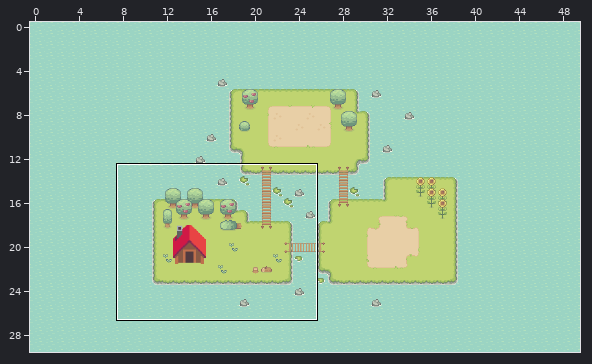
One commit to this Tiled map (JSON): assets/map/game.tmj. Above: a wide view before the commit, with the close-up outlined.
Close-up. As it was:
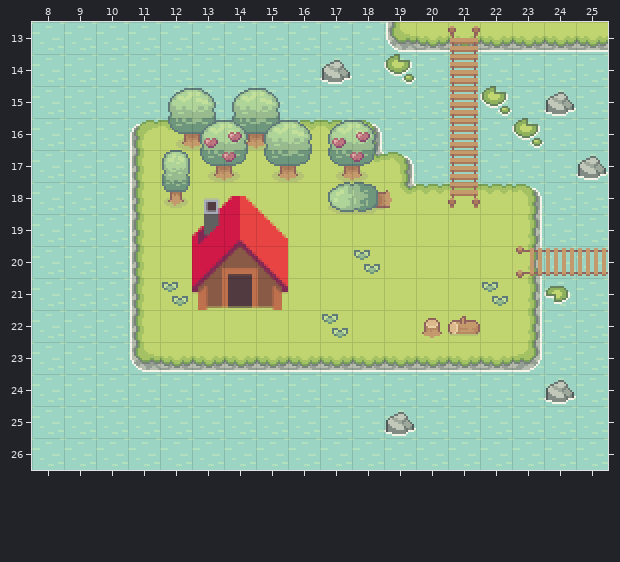
Cells are 16x16 px. Shown: x 8..25, y 13..26. The commit also changed other parts of the map, which this record leaves out.
Once edited:
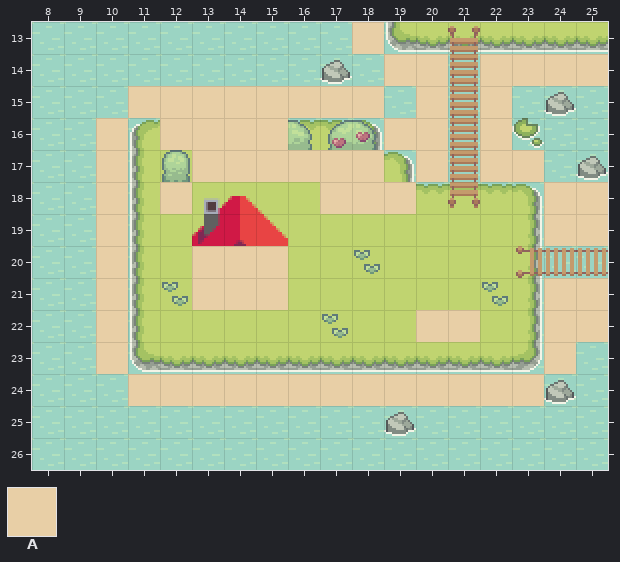
Key: from "Tilled Dirt": A 34.
_ is an empty cell.
Tiles of an added or newly shown layer are drawn over the layers below it.
Diff:
{"where": "layer \"collision\" (now shown)"}
{"y":13,"x":18,"old":"_","new":"A"}
{"y":14,"x":19,"old":"__","new":"AA"}
{"y":14,"x":22,"old":"____","new":"AAAA"}
{"y":15,"x":11,"old":"________","new":"AAAAAAAA"}
{"y":15,"x":20,"old":"_","new":"A"}
{"y":15,"x":22,"old":"_","new":"A"}
{"y":16,"x":10,"old":"_","new":"A"}
{"y":16,"x":12,"old":"____","new":"AAAA"}
{"y":16,"x":19,"old":"__","new":"AA"}
{"y":16,"x":22,"old":"_","new":"A"}
{"y":17,"x":10,"old":"_","new":"A"}
{"y":17,"x":13,"old":"______","new":"AAAAAA"}
{"y":17,"x":20,"old":"_","new":"A"}
{"y":17,"x":22,"old":"__","new":"AA"}
{"y":18,"x":10,"old":"_","new":"A"}
{"y":18,"x":12,"old":"_","new":"A"}
{"y":18,"x":17,"old":"___","new":"AAA"}
{"y":18,"x":24,"old":"__","new":"AA"}
{"y":19,"x":10,"old":"_","new":"A"}
{"y":19,"x":24,"old":"__","new":"AA"}
{"y":20,"x":10,"old":"_","new":"A"}
{"y":20,"x":13,"old":"___","new":"AAA"}
{"y":21,"x":10,"old":"_","new":"A"}
{"y":21,"x":13,"old":"___","new":"AAA"}
{"y":21,"x":24,"old":"__","new":"AA"}
{"y":22,"x":10,"old":"_","new":"A"}
{"y":22,"x":20,"old":"__","new":"AA"}
{"y":22,"x":24,"old":"__","new":"AA"}
{"y":23,"x":10,"old":"_","new":"A"}
{"y":23,"x":24,"old":"_","new":"A"}
{"y":24,"x":11,"old":"_____________","new":"AAAAAAAAAAAAA"}
{"label":"added","picture_box":[96,22,608,406]}
